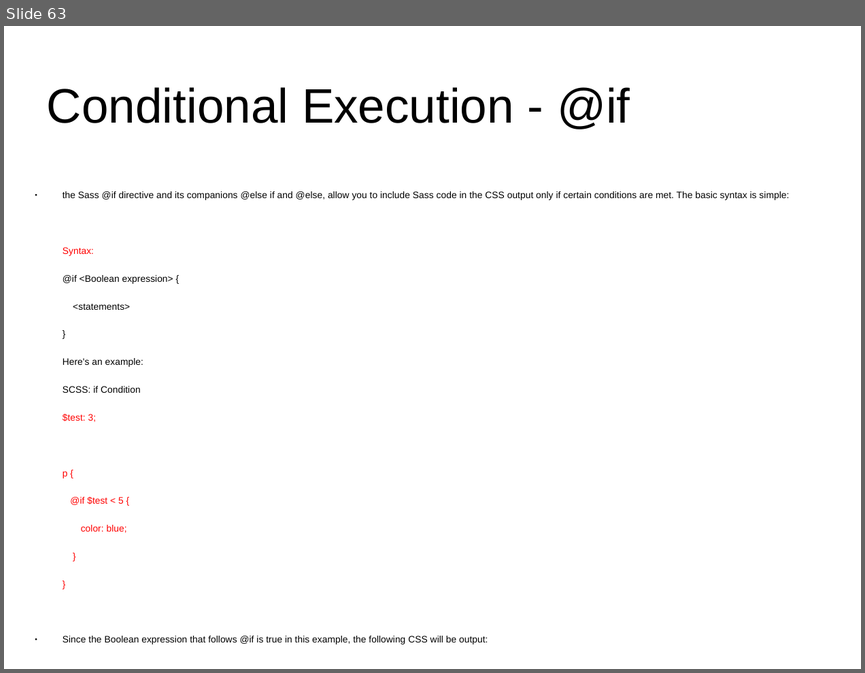
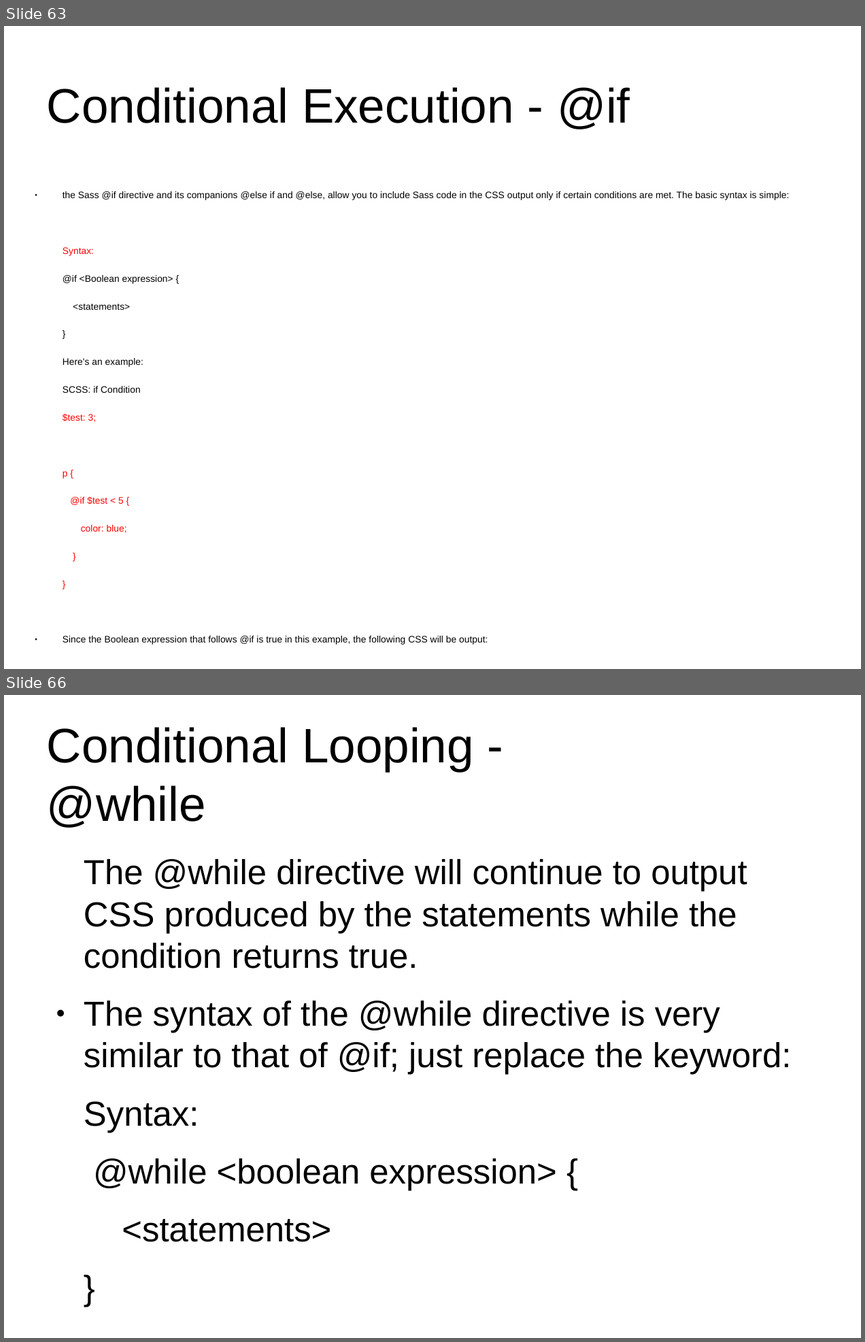
Before and after one commit to anumsh/SASS-Basics, a slide deck: SASS_basics.odp. Shown one above the other, each under a label of ours: slide 63 before the commit, slides 63 and 66 after it; the slides between them are not shown. The pictures are 865x673 and 865x1342 pixels, drawn with LibreOffice and Linux fonts; fonts in the diff are those of the drawing; background and template pictures are left out. Boxes give left, top, right and bottom in pixels: in the first picture for what was removed or moved away, otherwise in the second. Text is boxed around its words. In the diff, an @@ line names an element or a change of style, - is before the commit and + after.

Commit message:
feat:Looping statements

```diff
--- a/SASS_basics.odp
+++ b/SASS_basics.odp
@@ slide 66 added at (4,695,861,1338), background #FFFFFF @@
@@ title added at (47,727,474,828), 44.8 pt, text #000000 @@
+Conditional Looping - @while
@@ text added at (84,859,791,1190), 32.1 pt, text #000000 @@
+The @while directive will continue to output CSS produced by the statements while the condition returns true.
+● The syntax of the @while directive is very similar to that of @if; just replace the keyword:
+Syntax:
+@while <boolean expression> {
+<statements>
+}
```
Also in this commit, not shown: 2 other slides added.
